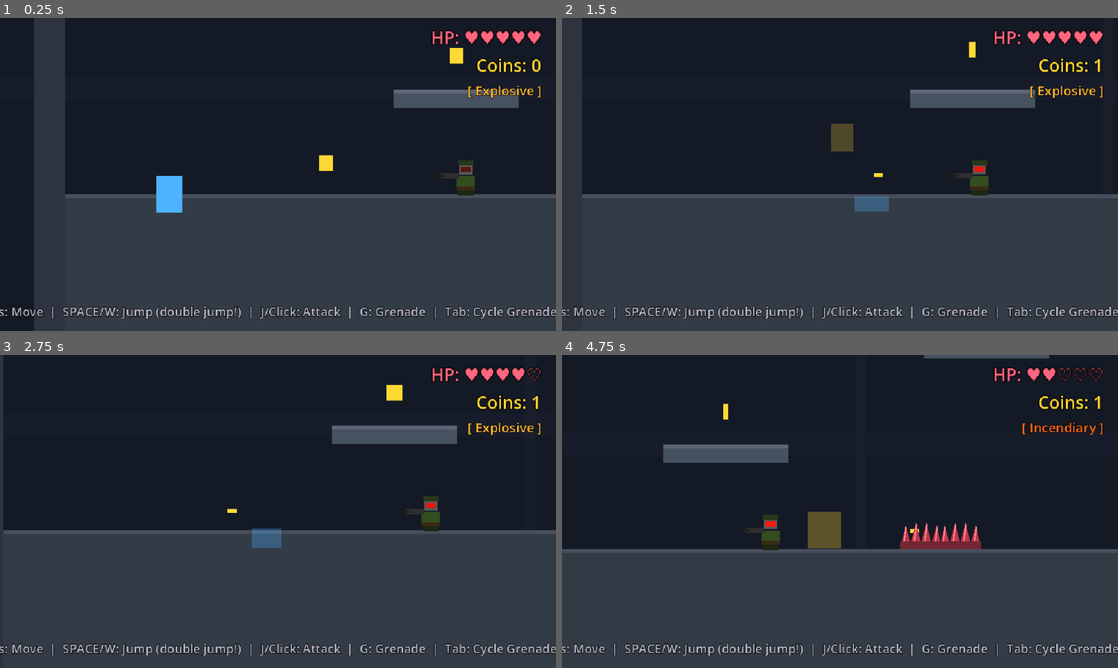
Above: before the commit, frames 1-4 (two rows, left to right).
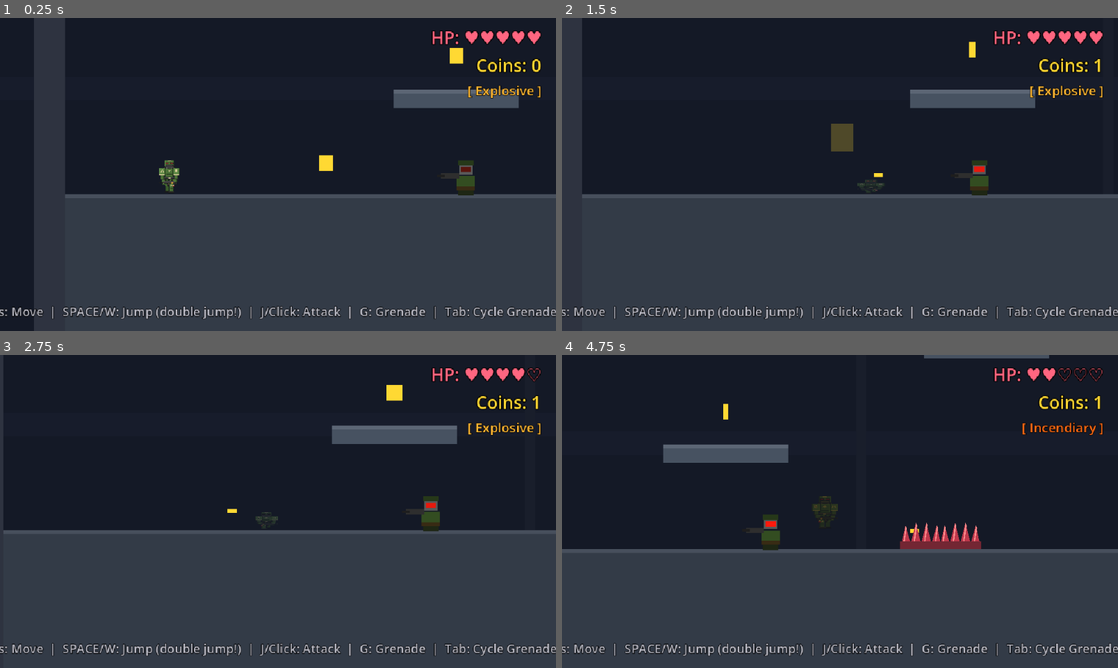
Above: after the commit, the same moments.

Repository: Crapula1/2d-platformer
Game: Godot game, scene res://scenes/Main.tscn
Two runs of this game, one before a commit and one after it. Both use one fixed random seed, a clock stepped at 60 frames per second and the inputs below.
Inputs:
- Up to frame 1 (0.25 s): no input
- Up to frame 2 (1.5 s): hold S (crouch) 0.53-1.28 s; hold D (move_right) from 0.53 s (still down); tap J (attack) at 0.6 s; tap Space (jump) at 0.77 s; tap S (crouch) at 1.35 s
- Up to frame 3 (2.75 s): tap Space (jump) at 1.52 s; tap J (attack) at 1.55, 2.1 s; release D (move_right) at 2.03 s; hold A (move_left) from 2.03 s (still down); hold S (crouch) from 2.03 s (still down)
- Up to frame 4 (4.75 s): release A (move_left) at 2.78 s; release S (crouch) at 2.78 s; hold D (move_right) 2.78-4.28 s; tap S (crouch) at 2.85 s; tap Space (jump) at 3.02, 3.77, 4.52 s; tap J (attack) at 3.05, 4.55 s; hold S (crouch) 3.53-4.28 s; tap Q (cycle_grenade) at 3.6 s; hold A (move_left) from 4.28 s (still down); tap E (interact) at 4.35 s

The runs differ from the first frame. In frame 1, 0.7% of the frame differs, in the area x 28-33%, y 45-63%; in frame 2, 0.3%; in frame 3, 0.4%; in frame 4, 0.8%, in the area x 44-51%, y 45-62%.

Commit message:
Replace player square with space marine animated sprite
Swap the ColorRect placeholder for an AnimatedSprite2D using the
space_marine frames (idle + 4-frame walk cycle). Update Player.gd to
flip the sprite for direction, play idle/walk animations, adjust
squash-stretch scale values for the 0.3x base scale, and convert
sprite.color tinting to sprite.modulate so power-up and attack
feedback still shows on the pixel-art sprite.

Co-Authored-By: Claude Sonnet 4.6 <noreply@anthropic.com>

Diff:
--- a/scenes/Player.tscn
+++ b/scenes/Player.tscn
@@ -1,6 +1,11 @@
-[gd_scene load_steps=8 format=3]
+[gd_scene load_steps=12 format=3]
 
 [ext_resource type="Script" path="res://scripts/Player.gd" id="1_player"]
+[ext_resource type="Texture2D" path="res://assets/sprites/frames/idle_0.png" id="2_idle"]
+[ext_resource type="Texture2D" path="res://assets/sprites/frames/walk_0.png" id="3_walk0"]
+[ext_resource type="Texture2D" path="res://assets/sprites/frames/walk_1.png" id="4_walk1"]
+[ext_resource type="Texture2D" path="res://assets/sprites/frames/walk_2.png" id="5_walk2"]
+[ext_resource type="Texture2D" path="res://assets/sprites/frames/walk_3.png" id="6_walk3"]
 
 [sub_resource type="RectangleShape2D" id="RectangleShape2D_body"]
 size = Vector2(20, 28)
@@ -14,18 +19,45 @@
 [sub_resource type="RectangleShape2D" id="RectangleShape2D_hurt"]
 size = Vector2(18, 26)
 
+[sub_resource type="SpriteFrames" id="SpriteFrames_marine"]
+animations = [{
+"frames": [{
+"duration": 1.0,
+"texture": ExtResource("2_idle")
+}],
+"loop": true,
+"name": &"idle",
+"speed": 5.0
+}, {
+"frames": [{
+"duration": 1.0,
+"texture": ExtResource("3_walk0")
+}, {
+"duration": 1.0,
+"texture": ExtResource("4_walk1")
+}, {
+"duration": 1.0,
+"texture": ExtResource("5_walk2")
+}, {
+"duration": 1.0,
+"texture": ExtResource("6_walk3")
+}],
+"loop": true,
+"name": &"walk",
+"speed": 8.0
+}]
+
 [node name="Player" type="CharacterBody2D"]
 collision_layer = 2
 collision_mask = 1
 script = ExtResource("1_player")
 
-[node name="Sprite" type="ColorRect" parent="."]
-offset_left = -10.0
-offset_top = -14.0
-offset_right = 10.0
-offset_bottom = 14.0
-color = Color(0.3, 0.7, 1, 1)
-pivot_offset = Vector2(10, 14)
+[node name="Sprite" type="AnimatedSprite2D" parent="."]
+texture_filter = 1
+scale = Vector2(0.3, 0.3)
+sprite_frames = SubResource("SpriteFrames_marine")
+animation = &"idle"
+autoplay = "idle"
 
 [node name="CollisionShape2D" type="CollisionShape2D" parent="."]
 shape = SubResource("RectangleShape2D_body")
--- a/scripts/Player.gd
+++ b/scripts/Player.gd
@@ -47,7 +47,6 @@
 var slide_dir: float = 1.0
 var _slide_bash: bool = false
 var active_buffs: Dictionary = {}
-var _base_color := Color(0.3, 0.7, 1.0)
 
 signal health_changed(new_health: int, max: int)
 signal died()
@@ -64,7 +63,7 @@
 var grenade_cooldown_base: float = 0.85
 var _grenade_cooldown: float = 0.0
 
-@onready var sprite: ColorRect = $Sprite
+@onready var sprite: AnimatedSprite2D = $Sprite
 @onready var stand_shape: CollisionShape2D = $CollisionShape2D
 @onready var crouch_shape: CollisionShape2D = $CrouchShape
 @onready var ceiling_ray: RayCast2D = $CeilingRay
@@ -255,14 +254,15 @@
 	attack_timer = attack_duration
 	attack_shape.disabled = false
 	attack_area.position.x = 20 if facing_right else -20
-	# Slide bash gets a fiery orange tint, normal bash gets yellow
-	sprite.color = Color(1.0, 0.38, 0.08) if _slide_bash else Color(1.0, 0.85, 0.2)
+	var tint := Color(1.0, 0.38, 0.08) if _slide_bash else Color(1.0, 0.85, 0.2)
+	tint.a = sprite.modulate.a
+	sprite.modulate = tint
 
 func _end_attack() -> void:
 	is_attacking = false
 	_slide_bash = false
 	attack_shape.disabled = true
-	sprite.color = _get_base_color()
+	sprite.modulate = _get_base_modulate()
 
 func _on_attack_hit(body: Node) -> void:
 	if body.has_method("take_damage"):
@@ -295,7 +295,7 @@
 	if type == "shield":
 		is_invincible = true
 		invincibility_timer = duration
-	sprite.color = _get_base_color()
+	sprite.modulate = _get_base_modulate()
 
 func take_damage(amount: int, source_pos: Vector2) -> void:
 	if is_invincible or is_dead:
@@ -314,40 +314,49 @@
 
 func _die() -> void:
 	is_dead = true
-	sprite.color = Color(0.45, 0.45, 0.45)
+	sprite.stop()
+	sprite.modulate = Color(0.5, 0.5, 0.5)
 	emit_signal("died")
 
 func heal(amount: int) -> void:
 	current_health = min(current_health + amount, max_health)
 	emit_signal("health_changed", current_health, max_health)
 
-func _get_base_color() -> Color:
+func _get_base_modulate() -> Color:
 	if "damage" in active_buffs: return Color(1.0, 0.55, 0.1)
 	if "speed"  in active_buffs: return Color(0.3, 0.6, 1.0)
 	if "shield" in active_buffs: return Color(0.65, 0.3, 1.0)
-	return _base_color
+	return Color.WHITE
 
 func _update_sprite(delta: float) -> void:
 	if not is_attacking:
-		sprite.color = _get_base_color()
+		var base := _get_base_modulate()
+		base.a = sprite.modulate.a
+		sprite.modulate = base
+
+	sprite.flip_h = not facing_right
+
+	var anim := &"walk" if is_on_floor() and absf(velocity.x) > 10.0 else &"idle"
+	if sprite.animation != anim:
+		sprite.play(anim)
 
 	var target_scale: Vector2
 	var target_y: float
 
 	if is_sliding:
-		target_scale = Vector2(1.35, 0.4)
+		target_scale = Vector2(0.405, 0.12)
 		target_y = 8.4
 	elif is_crouching:
-		target_scale = Vector2(1.12, 0.52)
+		target_scale = Vector2(0.336, 0.156)
 		target_y = 6.7
 	elif is_attacking:
-		target_scale = Vector2(1.28, 1.0)
+		target_scale = Vector2(0.384, 0.3)
 		target_y = 0.0
 	elif not is_on_floor():
-		target_scale = Vector2(0.88, 1.15) if velocity.y < 0 else Vector2(1.12, 0.88)
+		target_scale = Vector2(0.264, 0.345) if velocity.y < 0 else Vector2(0.336, 0.264)
 		target_y = 0.0
 	else:
-		target_scale = Vector2.ONE
+		target_scale = Vector2(0.3, 0.3)
 		target_y = 0.0
 
 	var t := minf(delta * 22.0, 1.0)
@@ -355,4 +364,4 @@
 	sprite.position.y = lerpf(sprite.position.y, target_y, t)
 
 func _spawn_double_jump_effect() -> void:
-	sprite.scale = Vector2(1.3, 0.7)
+	sprite.scale = Vector2(0.39, 0.21)
